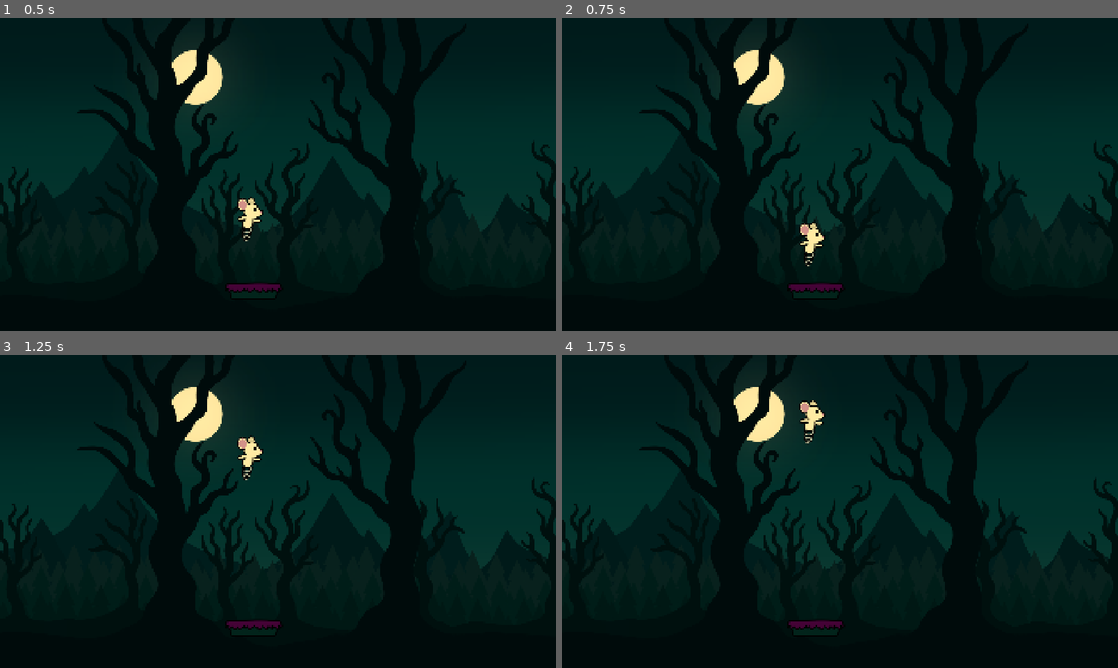
Above: before the commit, frames 1-4 (two rows, left to right).
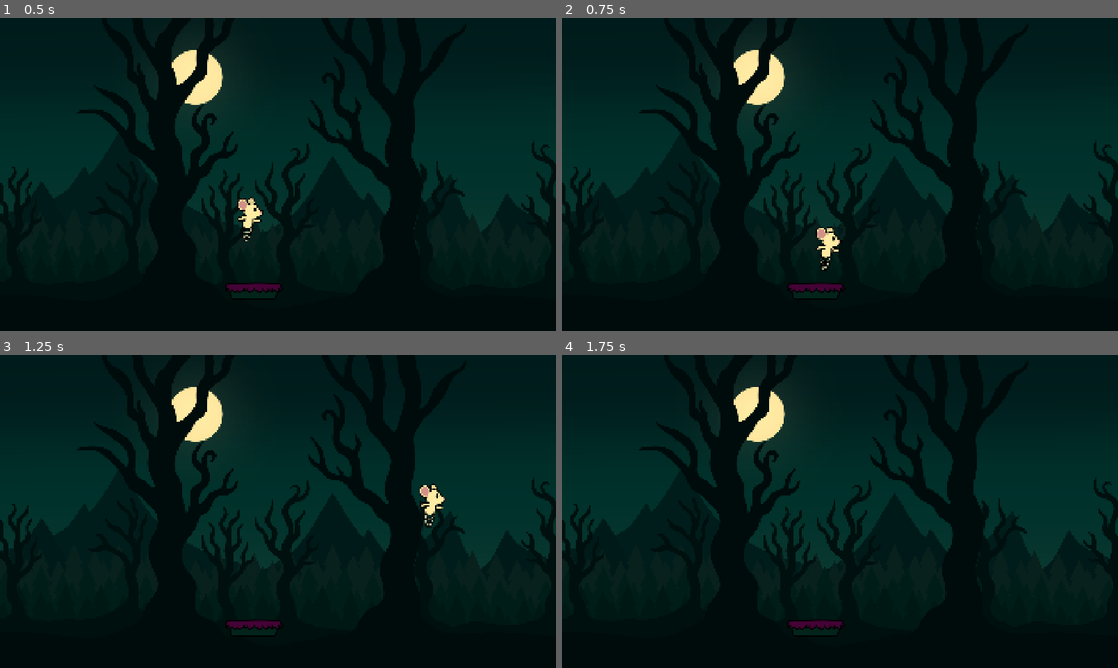
Above: after the commit, the same moments.

Repository: Vladimir-Herdman/software-dev-project-1
Game: Godot game, scene res://Scenes/main_scene.tscn
Same seed, same stepped clock (60 frames per second), same inputs: the game is played once before the commit and once after it.
Inputs:
- Up to frame 1 (0.5 s): no input
- Up to frame 2 (0.75 s): hold Right (ui_right) from 0.53 s (still down)
- Up to frame 3 (1.25 s): keep holding Right (ui_right)
- Up to frame 4 (1.75 s): keep holding Right (ui_right)

Frame 1 is identical in both runs. In frame 2, 0.6% of the frame differs, in the area x 42-51%, y 65-81%; in frame 3, 0.7%, in the area x 42-80%, y 25-56%; in frame 4, 0.4%.

Commit message:
Added horizontal control

Diff:
--- a/Scripts/Player/PlayerConroller.gd
+++ b/Scripts/Player/PlayerConroller.gd
@@ -1,10 +1,22 @@
 extends CharacterBody2D
 
 const GRAVITY := 20.0
-const JUMP_FORCE := -1200.0   # negative = upward in Godot
+const JUMP_FORCE := -900.0   # negative = upward in Godot
+var speed = 50
+var deceleration = 6
+var maxXVelocity = 1500
 
 func _physics_process(delta: float) -> void:
 	velocity.y += GRAVITY
+	if Input.is_action_pressed("ui_left", true):
+		velocity.x -= speed
+		if(velocity.x < -maxXVelocity):
+			velocity.x = -maxXVelocity + 40
+	if Input.is_action_pressed("ui_right", true):
+		velocity.x += speed
+		if(velocity.x > maxXVelocity):
+			velocity.x = maxXVelocity - 40
+	velocity.x = move_toward(velocity.x, 0, deceleration)
 
 	if is_on_floor() and velocity.y > 0:
 		velocity.y = JUMP_FORCE
Binary file added: Sprites/Stawberry.png
Not shown, added: Sprites/Stawberry.png.import
